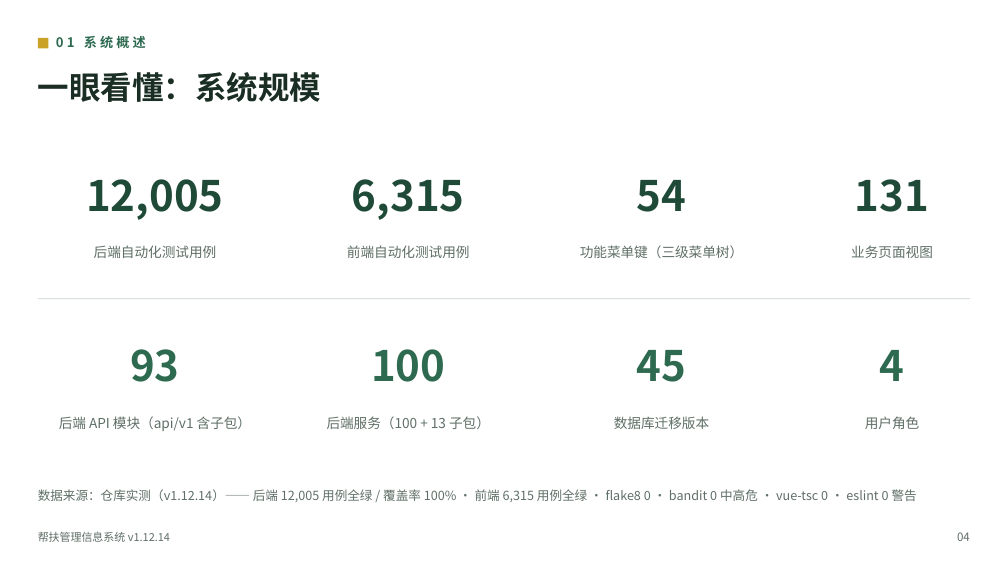
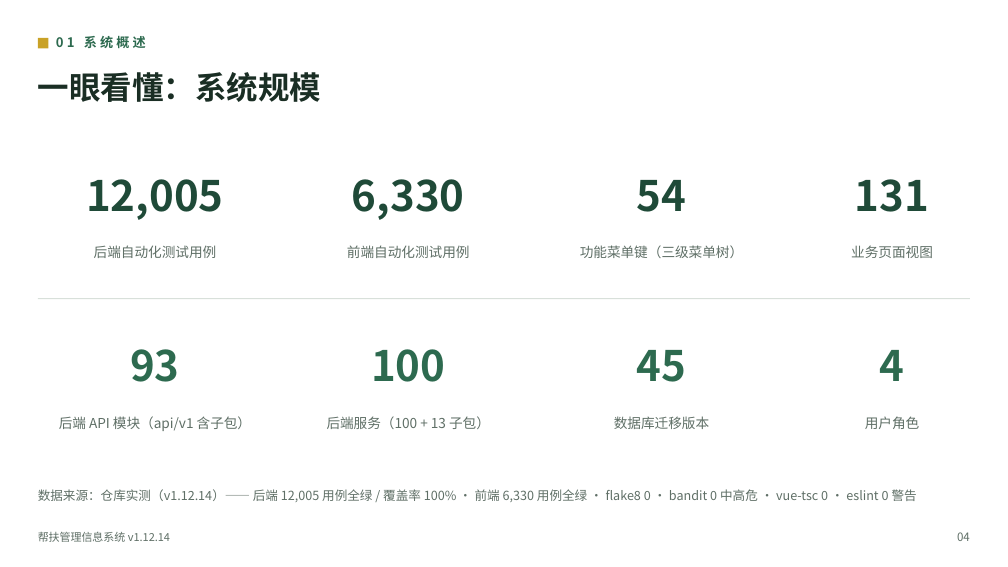
Before and after one commit to lzh745200/MRRS, a slide deck: slide 6 of docs/帮扶管理信息系统介绍.pptx. Drawn at 1008x567 pixels with LibreOffice and Linux fonts; fonts in the diff are those of the drawing. Boxes give left, top, right and bottom in pixels: in the first picture for what was removed or moved away, otherwise in the second. Text is boxed around its words. In the diff, an @@ line names an element or a change of style, - is before the commit and + after.

Commit message:
docs: 用例数口径同步（前端 6,330 / 303 文件实测快照）
同步并发实测口径（该测量先于本轮测试质量清理执行）。
注意：紧随其后的 test(quality) 提交删除了 4 个占位测试文件与 2 个
恒真占位用例，最新口径应为 299 文件 / 约 6,324 用例，待 CI 出数后
由文档侧统一复核修正（build_ppt.js 与两份 PPT 需同步重生成）。

```diff
--- a/docs/帮扶管理信息系统介绍.pptx
+++ b/docs/帮扶管理信息系统介绍.pptx
@@ text at box(352, 179, 465, 220): text changed @@
-6,315
+6,330
@@ text at box(38, 489, 917, 502): text changed @@
-数据来源：仓库实测（v1.12.14）—— 后端 12,005 用例全绿 / 覆盖率 100% · 前端 6,315 用例全绿 · flake8 0 · bandit 0 中高危 · vue-tsc 0 · eslint 0 警告
+数据来源：仓库实测（v1.12.14）—— 后端 12,005 用例全绿 / 覆盖率 100% · 前端 6,330 用例全绿 · flake8 0 · bandit 0 中高危 · vue-tsc 0 · eslint 0 警告
```
Also in this commit, not shown: 6 other slides changed, 5 other files.
